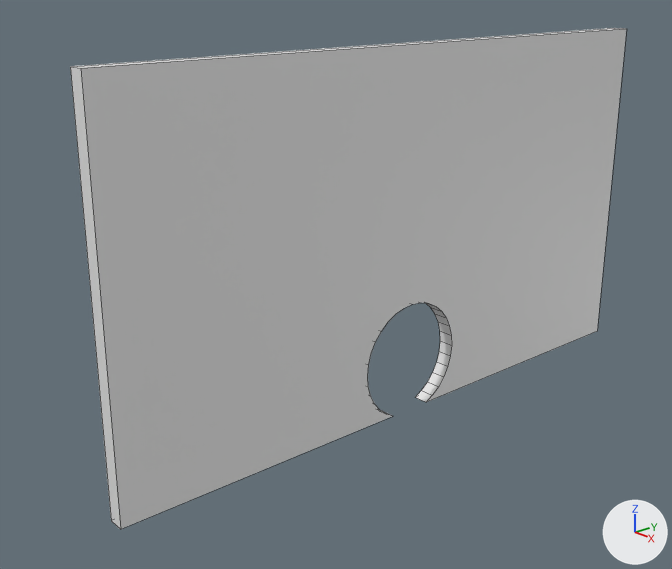
Before and after pictures for a commit that changed the Blender file Project/Assets/the_wall.blend.
Camera for both pictures: a camera (50 mm lens) standing at (6.64, -6.77, 4.66) and looking at (-0.37, -0.69, 1.5). Lighting does not change. The marker at lower right points along +X, +Y and +Z. Mesh edges are drawn as thin lines.

Script lines for the objects in view, before the commit:
```python
me_cube_001 = bpy.data.meshes.new('Cube.001')
me_cube_001.from_pydata(...)  # 66 vertices, 35 faces; spans x -1.0..1.0, y -1.0..1.0, z -1.0..1.0
# before: 0 (-1.0, -1.0, 1.0) at pixel (70, 66), 1 (-1.0, 1.0, 1.0) at pixel (614, 28), 2 (-1.0, 1.0, -1.0), 32 (-1.0, -1.0, -1.0) at pixel (111, 520), 33 (1.0, -1.0, 1.0) at pixel (80, 68)
# before: 34 (1.0, -1.0, -1.0) at pixel (120, 529), 35 (1.0, 1.0, 1.0) at pixel (626, 28), 36 (1.0, 1.0, -1.0) at pixel (597, 331)
ob_cube = bpy.data.objects.new('Cube', me_cube_001)
ob_cube.location = (0.0, 0.0, 1.98)
ob_cube.scale = (0.0872, 3.58, 1.98)
```
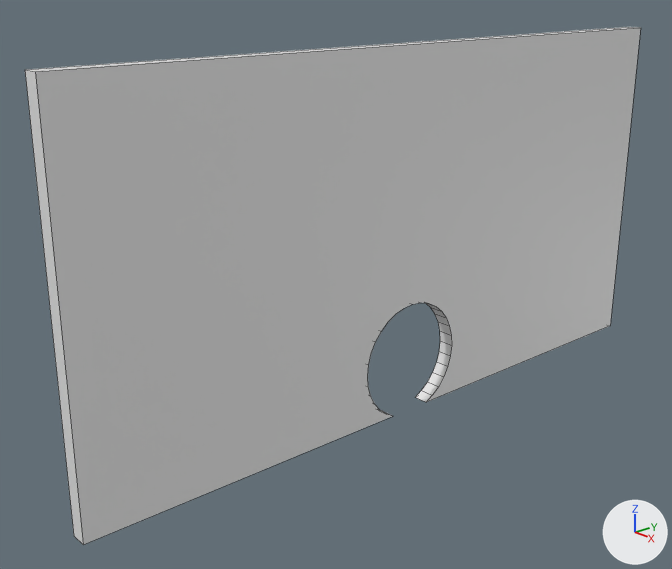
Diff of the bpy script that builds the scene:
```diff
--- a/Project/Assets/the_wall.blend.py
+++ b/Project/Assets/the_wall.blend.py
@@ me_cube_001 @@
 me_cube_001.from_pydata(...)  # 66 vertices, 35 faces; spans x -1.0..1.0, y -1.0..1.0, z -1.0..1.0
 # used by ob_cube; location = (0.0, 0.0, 1.98); scale = (0.0872, 3.58, 1.98)
+# me_cube_001 part 1
+for i in [0, 32, 33, 34]: me_cube_001.vertices[i].co += Vector((0.0, -0.1, 0.0))
+for i in [1, 2, 35, 36]: me_cube_001.vertices[i].co += Vector((0.0, 0.09, 0.0))
```

Pixel boxes [x1, y1, x2, y2] of what changed, in the pictures (672 x 569 px):
'Cube', reshaped (11% wider)
    before: [70, 28, 626, 529]
    after: [25, 27, 641, 545]
